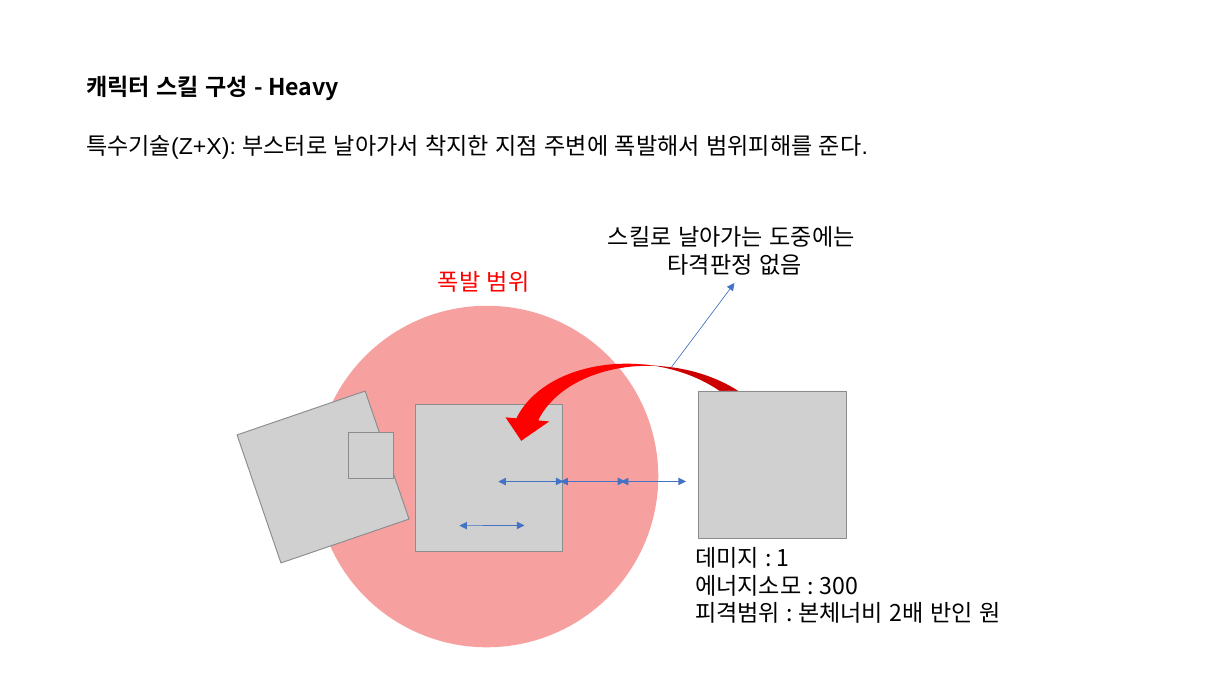
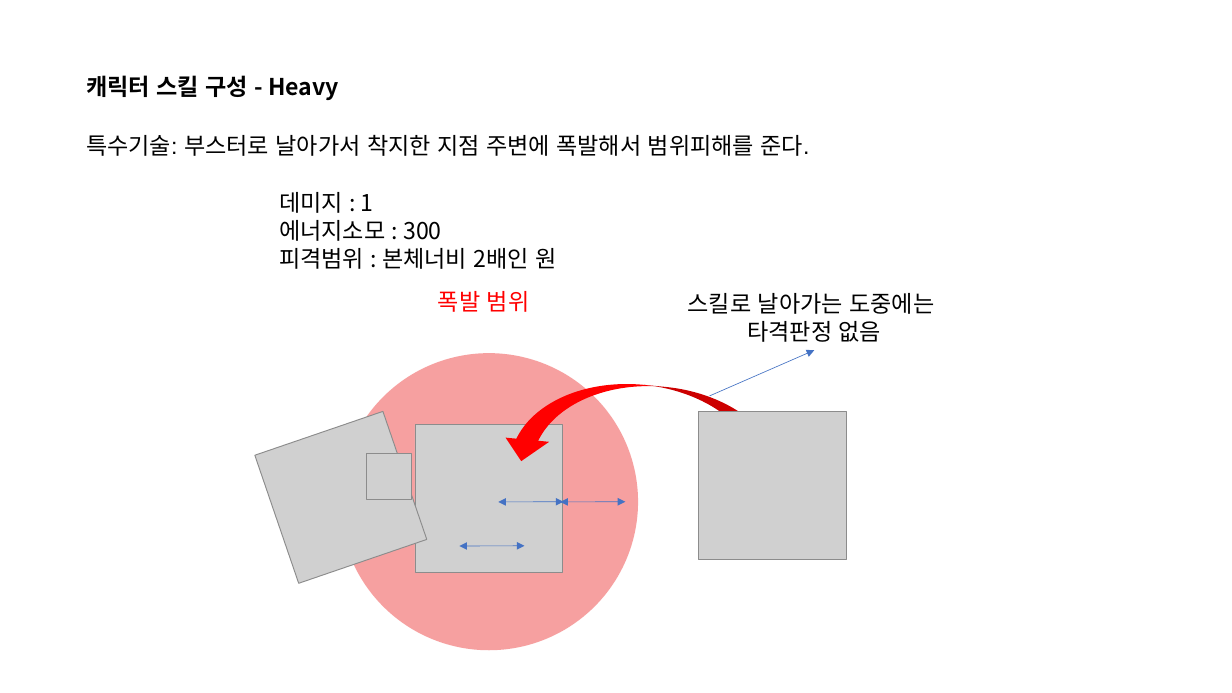
Before and after one commit to penspanic/ITWGamejam, a slide deck: slide 20 of Plan/Rocketman_씬&스킬구성.pptx (slide 6 before the commit). Drawn at 1232x693 pixels with LibreOffice and Linux fonts; fonts in the diff are those of the drawing; grey boxes stand for pictures. Boxes give left, top, right and bottom in pixels: in the first picture for what was removed or moved away, otherwise in the second. Text is boxed around its words. In the diff, an @@ line names an element or a change of style, - is before the commit and + after.

```diff
--- a/Plan/Rocketman_씬&스킬구성.pptx
+++ b/Plan/Rocketman_씬&스킬구성.pptx
@@ text at [86, 134, 810, 156]: text changed @@
-특수기술(Z+X): 부스터로 날아가서 착지한 지점 주변에 폭발해서 범위피해를 준다.
+특수기술: 부스터로 날아가서 착지한 지점 주변에 폭발해서 범위피해를 준다.
@@ text "데미지 : 1": place and size @@
-text "데미지 : 1" at [695, 547, 1000, 623]
+text "데미지 : 1" at [279, 192, 556, 269]
@@ text at [279, 248, 556, 269]: text changed @@
-피격범위 : 본체너비 2배 반인 원
+피격범위 : 본체너비 2배인 원
@@ text "스킬로 날아가는 도중에는": place and size @@
-text "스킬로 날아가는 도중에는" at [608, 226, 855, 275]
+text "스킬로 날아가는 도중에는" at [688, 293, 934, 342]
@@ ellipse: place and size @@
-ellipse at [315, 306, 658, 648]
+ellipse at [340, 353, 639, 651]
@@ arrow moved from (671, 368) - (735, 283) to (710, 396) - (814, 350) @@
@@ picture: place and size @@
-picture at [237, 391, 409, 564]
+picture at [255, 411, 428, 584]
@@ picture: place and size @@
-picture at [349, 433, 394, 479]
+picture at [367, 453, 411, 499]
@@ 3 double arrows, 2 pictures, 1 text, 1 curved up arrow: place and size @@
-3 double arrows, 2 pictures, 1 text, 1 curved up arrow at [415, 271, 847, 552]
+3 double arrows, 2 pictures, 1 text, 1 curved up arrow at [415, 291, 847, 573]
@@ double arrow removed from (621, 482) to (686, 482) @@
```
Also in this commit, not shown: 5 other slides changed, 13 slides added, 2 other files.
